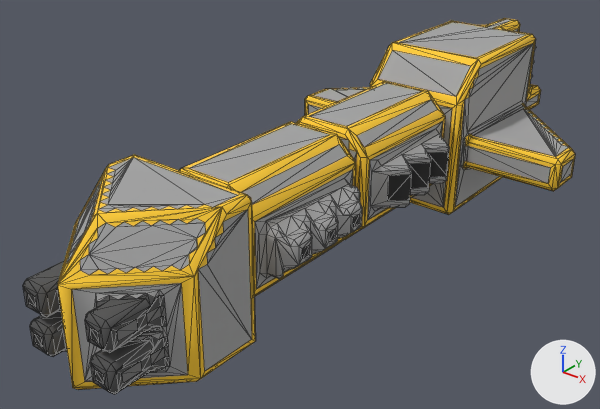
The OBJ model src/jsMain/resources/meshes/mechyrdia-3-kozachnia-class.obj: old version first, new version second.
Both versions are drawn from a camera (50 mm lens) standing at (49.6, -70.7, 46.4) and looking at (-3.1, -4.9, 5.6). Arrows for +X, +Y and +Z are at lower right; the lights stay in place. Mesh edges are drawn as thin lines. Where no turn or scale is listed for an object, it has been applied to the vertices.

Names of what the first picture shows: 'mechyrdia-3-kozachnia-class'.
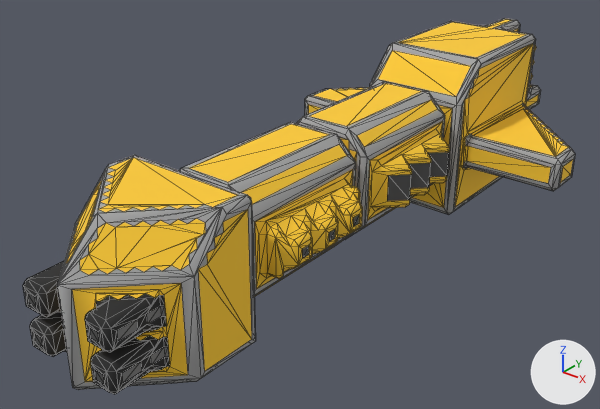
The newer file is also turned or shifted as a whole; pictures and numbers use the older file's frame.

Pixel boxes (x1, y1, x2, y2) of what changed, in the pictures (600 x 409 px; the box of a moved part takes in the faces that stretch with it):
part 1 of me_mechyrdia_3_kozachnia_class, built on: before (137, 239, 197, 347); after (75, 181, 206, 390)
part 2 of me_mechyrdia_3_kozachnia_class, moved or reshaped (not visible before): after (457, 67, 480, 105)
part 3 of me_mechyrdia_3_kozachnia_class, surface changed: (23, 18, 575, 394) in both

The change in detail:
me_mechyrdia_3_kozachnia_class is used by ob_mechyrdia_3_kozachnia_class; location (0.0, 0.0, 0.0).
me_mechyrdia_3_kozachnia_class had 1785 vertices, 3269 faces and spanned x -18.5..18.5, y -39.0..39.0, z 0.0..19.0.
me_mechyrdia_3_kozachnia_class now has 1792 vertices, 3271 faces and spans x -18.5..18.5, y -39.0..39.0, z 0.0..19.0.
me_mechyrdia_3_kozachnia_class part 1: 5 vertices removed from x -4.0..6.7, y -35.5..-30.3, z 3.7..14.5; 11 vertices added at x -6.0..6.8, y -38.0..-29.3, z 2.5..16.2.
me_mechyrdia_3_kozachnia_class part 2: 1 vertex moved from x 13.0, y 25.0, z 9.5 to x 12.5, y 25.5, z 9.5; 6 vertices removed from x -14.0..7.0, y 1.0..35.5, z 4.0..16.0; 7 vertices added at x -8.0..8.0, y 4.0..35.5, z 7.5..18.5.
me_mechyrdia_3_kozachnia_class part 3: 2886 kept faces spanning x -18.5..18.5, y -39.0..39.0, z 0.0..19.0 get new texture (UV) coordinates.
